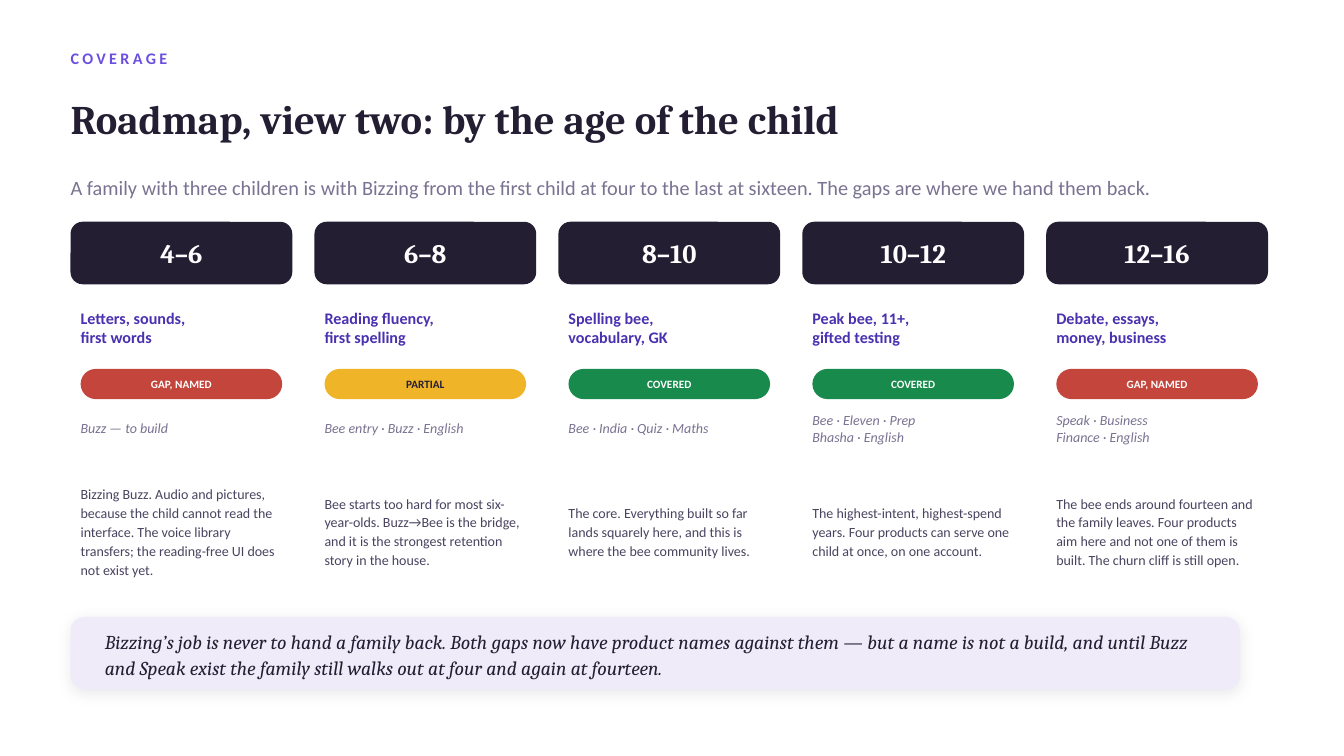
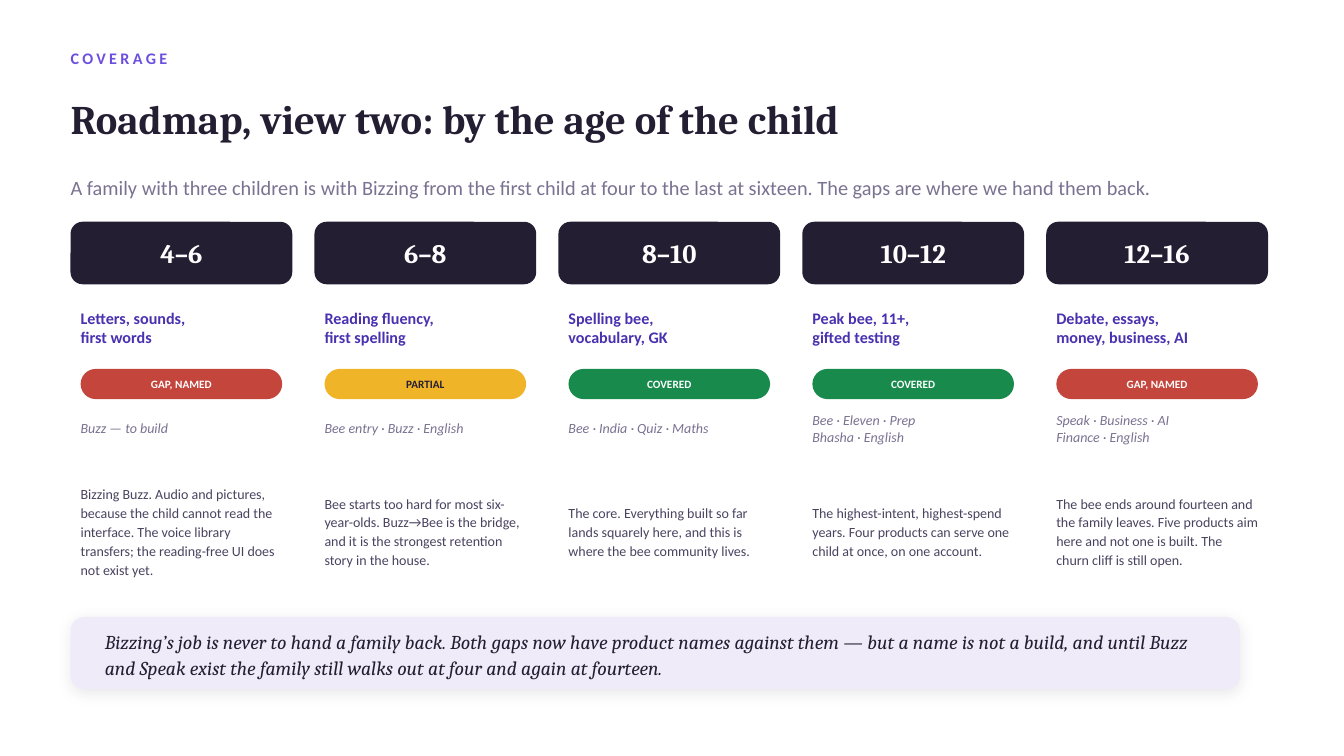
Before and after one commit to aayuvis/Bizzing-Bee, a slide deck: slide 21 of strategy/Bizzing-Strategy-Org.pptx (slide 20 before the commit). Drawn at 1344x756 pixels with LibreOffice and Linux fonts; fonts in the diff are those of the drawing. Boxes give left, top, right and bottom in pixels: in the first picture for what was removed or moved away, otherwise in the second. Text is boxed around its words. In the diff, an @@ line names an element or a change of style, - is before the commit and + after.

```diff
--- a/strategy/Bizzing-Strategy-Org.pptx
+++ b/strategy/Bizzing-Strategy-Org.pptx
@@ text at (x1=1056, y1=331, x2=1188, y2=346): text changed @@
-money, business
+money, business, AI
@@ text at (x1=1056, y1=415, x2=1170, y2=427): text changed @@
-Speak · Business
+Speak · Business · AI
@@ text at (x1=1056, y1=499, x2=1258, y2=567): text changed @@
-The bee ends around fourteen and the family leaves. Four products aim here and not one of them is built. The churn cliff is still open.
+The bee ends around fourteen and the family leaves. Five products aim here and not one is built. The churn cliff is still open.
```
Also in this commit, not shown: 13 other slides changed, 2 slides added, 1 other file.
